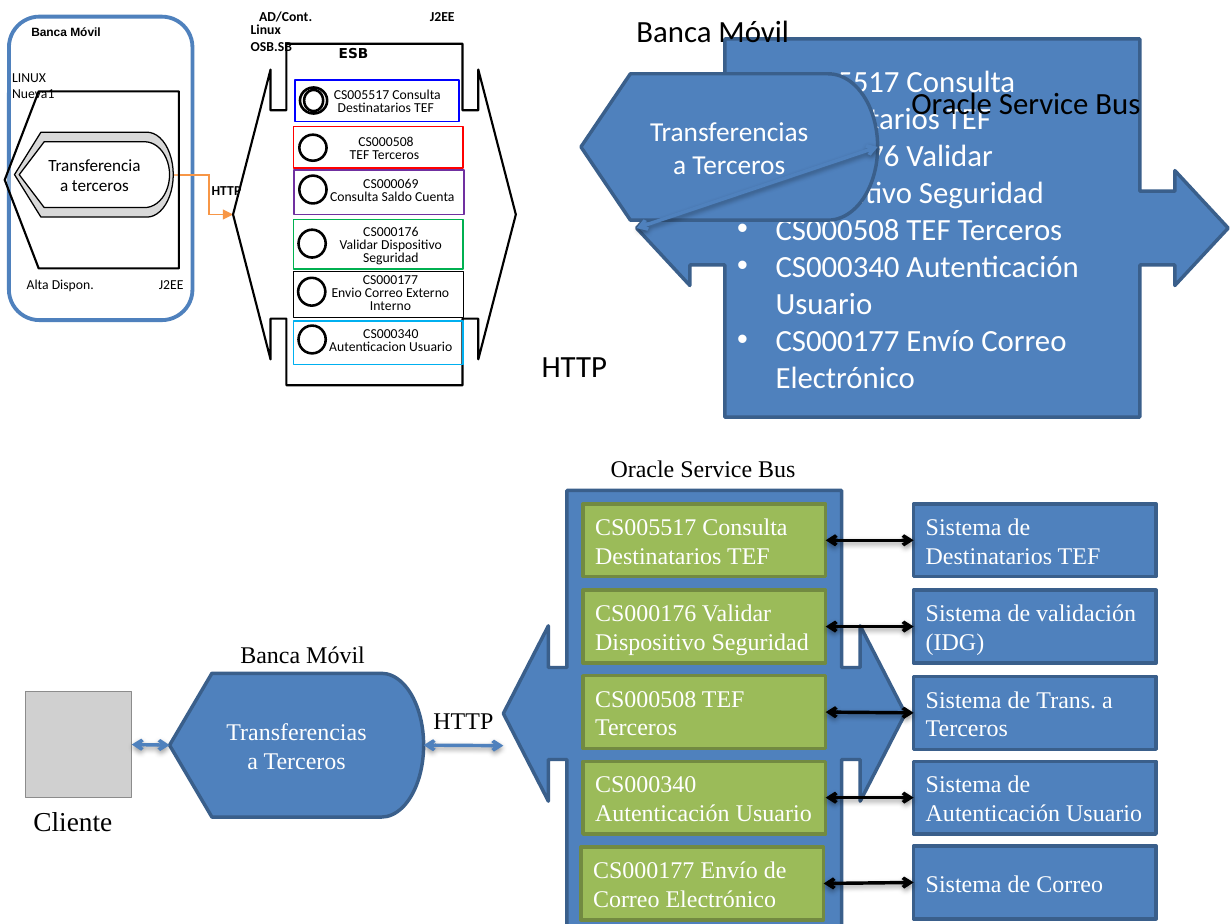
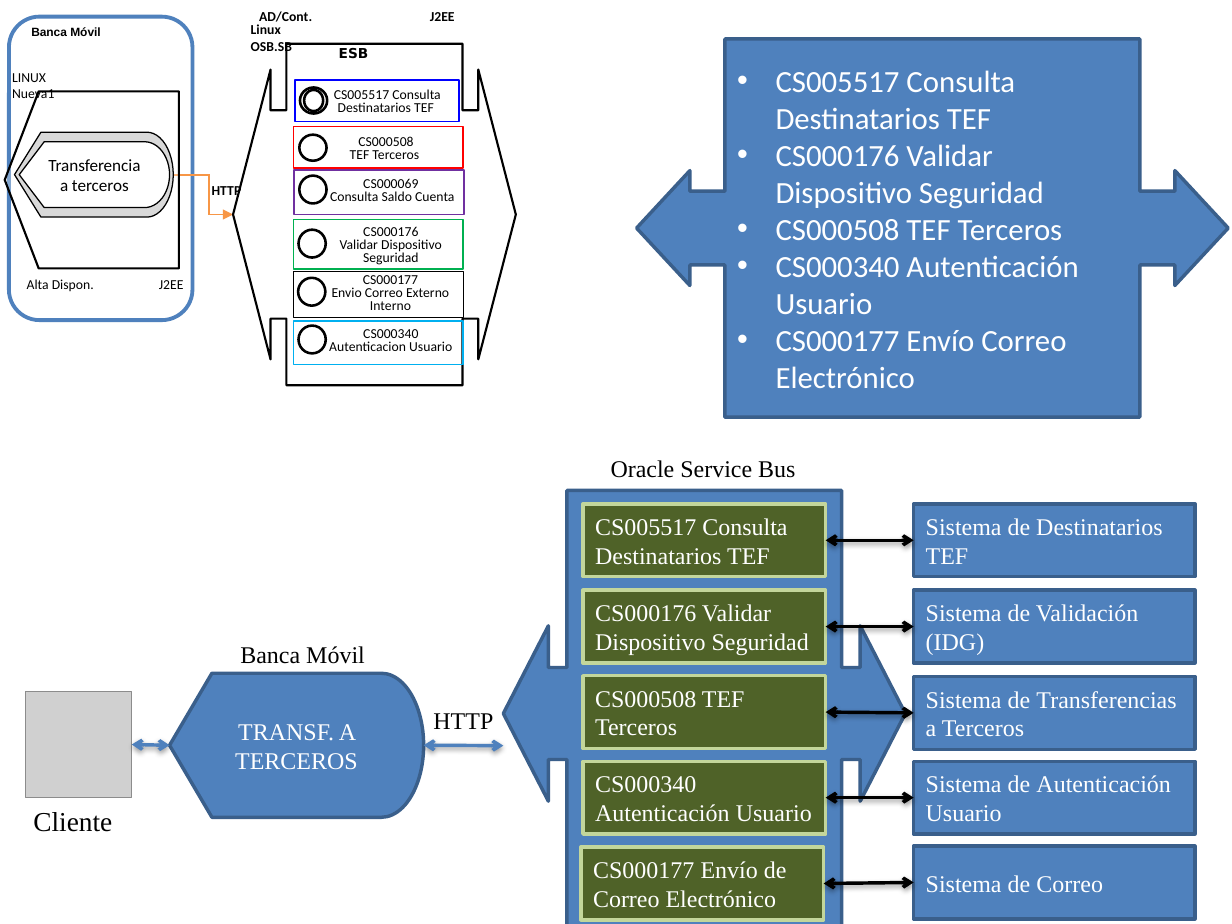
Before and after one commit to SergioCrda/TT2, a slide deck: slide 7 of servicio resumidos.pptx. Drawn at 1232x924 pixels with LibreOffice and Linux fonts; fonts in the diff are those of the drawing; grey boxes stand for pictures. Boxes give left, top, right and bottom in pixels: in the first picture for what was removed or moved away, otherwise in the second. Text is boxed around its words. In the diff, an @@ line names an element or a change of style, - is before the commit and + after.

```diff
--- a/servicio resumidos.pptx
+++ b/servicio resumidos.pptx
@@ text removed at <box>636,16,788,50</box> @@
-Banca Móvil
@@ flow chart display removed at <box>582,74,878,221</box> @@
-Transferencias a Terceros
@@ text removed at <box>911,88,1140,122</box> @@
-Oracle Service Bus
@@ double arrow removed from (877, 147) to (637, 228) @@
@@ text removed at <box>542,357,607,377</box> @@
-HTTP
@@ rectangle "Sistema de Destinatarios TEF": place and size @@
-rectangle "Sistema de Destinatarios TEF" at <box>914,504,1157,577</box>
+rectangle "Sistema de Destinatarios TEF" at <box>914,504,1195,577</box>
@@ rectangle "Sistema de Validación (IDG)": place and size @@
-rectangle "Sistema de Validación (IDG)" at <box>914,590,1157,663</box>
+rectangle "Sistema de Validación (IDG)" at <box>914,590,1195,663</box>
@@ text in rectangle at <box>926,604,1139,655</box>: text changed @@
-Sistema de validación (IDG)
+Sistema de Validación (IDG)
@@ rectangle "Sistema de Transferencias a Terceros": place and size @@
-rectangle "Sistema de Transferencias a Terceros" at <box>914,676,1157,749</box>
+rectangle "Sistema de Transferencias a Terceros" at <box>914,676,1195,749</box>
@@ text in rectangle at <box>926,691,1176,736</box>: text changed @@
-Sistema de Trans. a Terceros
+Sistema de Transferencias a Terceros
@@ text in flow chart display at <box>235,724,358,769</box>: text changed @@
-Transferencias a Terceros
+TRANSF. A TERCEROS
@@ rectangle "Sistema de Autenticación Usuario": place and size @@
-rectangle "Sistema de Autenticación Usuario" at <box>914,761,1157,834</box>
+rectangle "Sistema de Autenticación Usuario" at <box>914,761,1195,834</box>
@@ fill #9BBB59 to #4F6228; outline #738A42 2 pt to #C3D69B 2 pt in 5 elements at <box>583,504,825,577</box>, <box>583,590,825,663</box>, <box>583,675,825,748</box>, <box>583,761,825,834</box>, <box>582,848,824,920</box> @@
@@ rectangle "Sistema de Correo": place and size @@
-rectangle "Sistema de Correo" at <box>914,846,1157,919</box>
+rectangle "Sistema de Correo" at <box>914,846,1195,919</box>
```
Also in this commit, not shown: 1 other slide changed, 1 other file.
